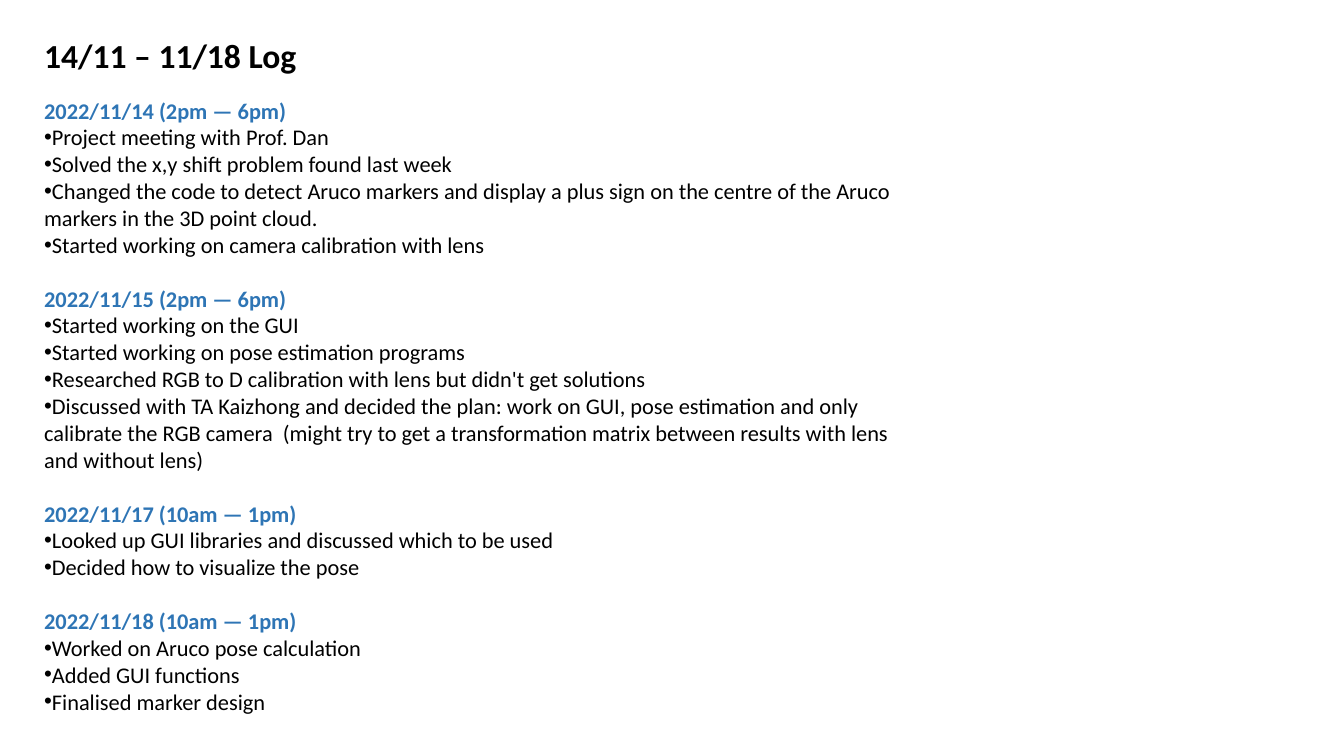
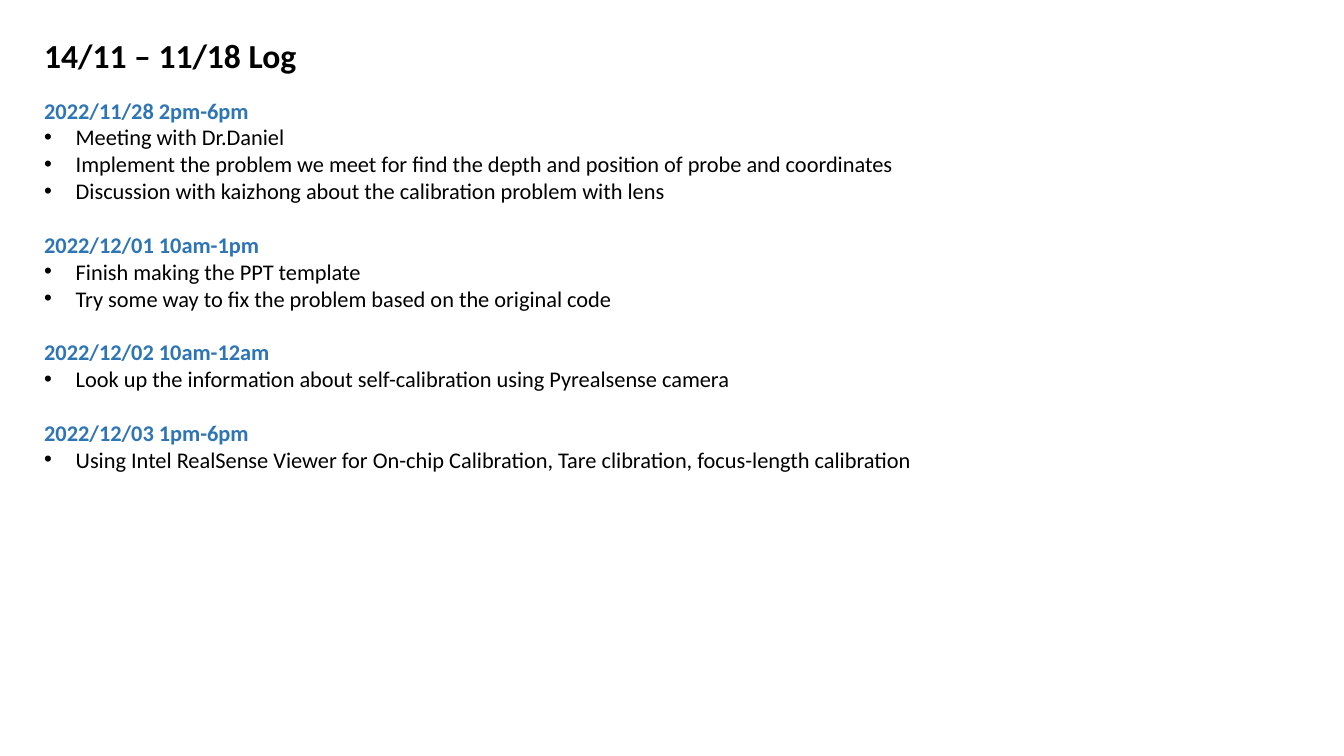
Before and after one commit to JY522IC/Project-14-Developing-a-sensing-area-visualisation-tool-for-laparoscopic-drop-in-gamma-probe, a slide deck: slide 4 of Monday Meeting PPT/2022.11.21.pptx. Drawn at 1344x756 pixels with LibreOffice and Linux fonts; fonts in the diff are those of the drawing; background and template pictures are left out. Boxes give left, top, right and bottom in pixels: in the first picture for what was removed or moved away, otherwise in the second. Text is boxed around its words. In the diff, an @@ line names an element or a change of style, - is before the commit and + after.

Commit message:
added D405 camera support, and recalibrate for that camera

```diff
--- a/Monday Meeting PPT/2022.11.21.pptx
+++ b/Monday Meeting PPT/2022.11.21.pptx
@@ text at <box>44,103,911,472</box>: text changed @@
-2022/11/14 (2pm — 6pm)
-• Project meeting with Prof. Dan
-• Solved the x,y shift problem found last week
-• Changed the code to detect Aruco markers and display a plus sign on the centre of the Aruco markers in the 3D point cloud.
-• Started working on camera calibration with lens
-2022/11/15 (2pm — 6pm)
-• Started working on the GUI
-• Started working on pose estimation programs
-• Researched RGB to D calibration with lens but didn't get solutions
-• Discussed with TA Kaizhong and decided the plan: work on GUI, pose estimation and only calibrate the RGB camera (might try to get a transformation matrix between results with lens and without lens)
-2022/11/17 (10am — 1pm)
-• Looked up GUI libraries and discussed which to be used
-• Decided how to visualize the pose
-2022/11/18 (10am — 1pm)
-• Worked on Aruco pose calculation
-• Added GUI functions
-• Finalised marker design
+2022/11/28 2pm-6pm
+• Meeting with Dr.Daniel
+• Implement the problem we meet for find the depth and position of probe and coordinates
+• Discussion with kaizhong about the calibration problem with lens
+2022/12/01 10am-1pm
+• Finish making the PPT template
+• Try some way to fix the problem based on the original code
+2022/12/02 10am-12am
+• Look up the information about self-calibration using Pyrealsense camera
+2022/12/03 1pm-6pm
+• Using Intel RealSense Viewer for On-chip Calibration, Tare clibration, focus-length calibration
```
Also in this commit, not shown: 1 other slide changed, 1 slide added, 1 slide removed, 15 other files.
